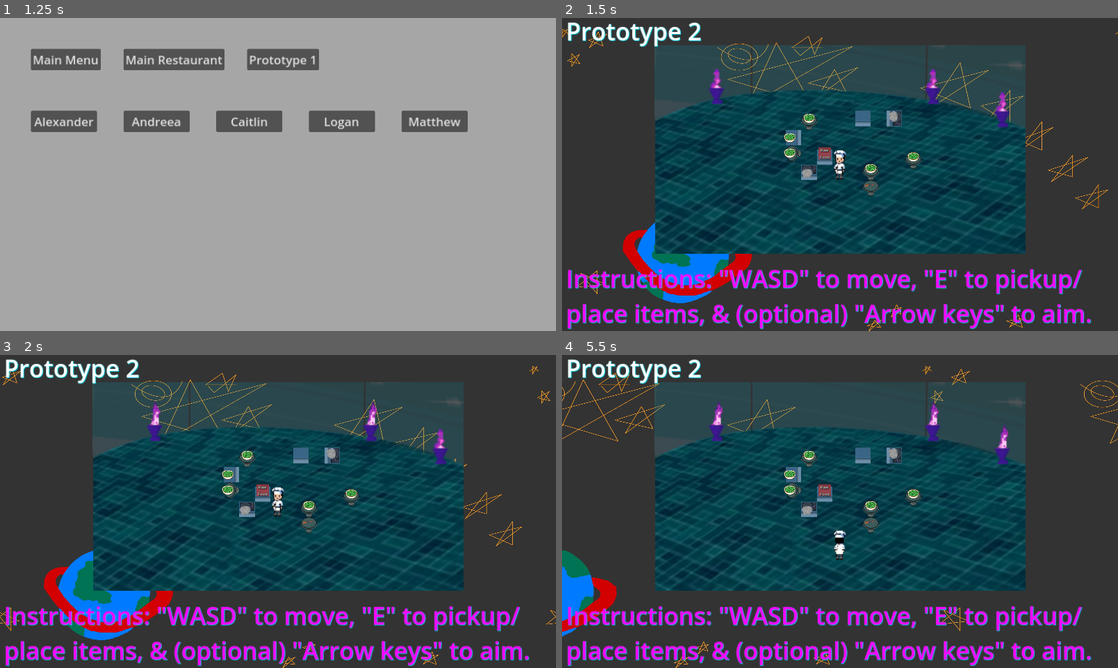
Above: before the commit, frames 1-4 (two rows, left to right).
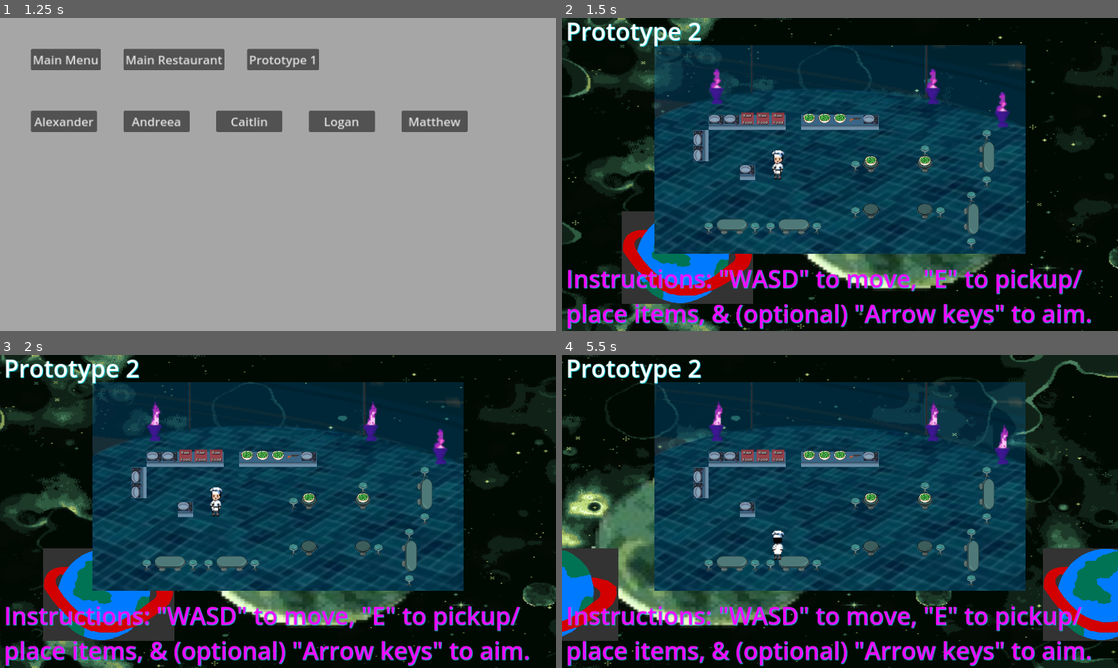
Above: after the commit, the same moments.

Repository: Alexander-Worley/Outer-Plates
Game: Godot game, scene res://Scenes/MainMenu/mainMenu.tscn
Same seed, same stepped clock (60 frames per second), same inputs: the game is played once before the commit and once after it.
Inputs (mouse positions are in pixels of both pictures, inside the frame that each line leads up to):
- Up to frame 1 (1.25 s): click (278, 246) at 0.5 s
- Up to frame 2 (1.5 s): click "Main Restaurant" at 1.25 s
- Up to frame 3 (2 s): no input
- Up to frame 4 (5.5 s): hold Right (face_right) 2.03-2.78 s; hold E (pickup) 2.03-2.78 s; hold S (down) 2.78-3.53 s; tap E (pickup) at 2.85, 4.35 s; hold Right (face_right) 3.53-4.28 s; hold E (pickup) 3.53-4.28 s; hold Up (face_up) 4.28-5.03 s; hold Left (face_left) from 5.03 s (still down); hold E (pickup) from 5.03 s (still down)

Frame 1 is identical in both runs. In frame 2, 61% of the frame differs, in the area x 0-100%, y 0-100%; in frame 3, 60%; in frame 4, 61%.

Commit message:
Set up some of Prototype 2

Diff:
--- a/Scenes/Restaurant/BG/BGrestaurant.tscn
+++ b/Scenes/Restaurant/BG/BGrestaurant.tscn
@@ -1,23 +1,23 @@
 [gd_scene load_steps=4 format=3 uid="uid://b233dqvocmp88"]
 
 [ext_resource type="Script" path="res://Scenes/Restaurant/BG/BGrestaurant.gd" id="1_038iy"]
-[ext_resource type="Texture2D" uid="uid://l0ifmtxef2gc" path="res://Assets/BGs/TEMP Restaurant BG-1.jpg" id="2_xvr5l"]
+[ext_resource type="Texture2D" uid="uid://b1rnxw3m74xsc" path="res://Assets/BGs/planet-1-background.png" id="2_q78bg"]
 [ext_resource type="Texture2D" uid="uid://d0002nqwlgbm1" path="res://Assets/BGs/TEMP Restaurant BG-2.jpg" id="3_53n3j"]
 
 [node name="BGrestaurant" type="ParallaxBackground"]
 script = ExtResource("1_038iy")
 
 [node name="ParallaxLayer" type="ParallaxLayer" parent="."]
-motion_mirroring = Vector2(1152, 2.08165e-12)
+motion_mirroring = Vector2(1728, 2.08165e-12)
 
 [node name="BackgroundImage" type="Sprite2D" parent="ParallaxLayer"]
-position = Vector2(576, 324)
-scale = Vector2(0.396694, 0.28877)
-texture = ExtResource("2_xvr5l")
+position = Vector2(864, 324)
+scale = Vector2(2.7, 1.8)
+texture = ExtResource("2_q78bg")
 
 [node name="ParallaxLayer2" type="ParallaxLayer" parent="."]
 motion_scale = Vector2(0.7, 0.7)
-motion_mirroring = Vector2(1728, 2.08165e-12)
+motion_mirroring = Vector2(1152, 2.08165e-12)
 
 [node name="BackgroundImage" type="Sprite2D" parent="ParallaxLayer2"]
 position = Vector2(272, 496)
--- a/Scenes/Restaurant/Player/player.gd
+++ b/Scenes/Restaurant/Player/player.gd
@@ -2,8 +2,8 @@
 
 const SPEED: float = 120.0
 var isHolding: bool = false
-var holdablesInRange: Array = []
-var surfacesInRange: Array = []
+var holdablesInRange: Array[Area2D] = []
+var surfacesInRange: Array[Area2D] = []
 var holdableInHand: Area2D = null
 var sprites = {
 	1: ["P1_Back", "P1_Forward"],
@@ -66,7 +66,6 @@
 	if !horizontal and vertical:
 		rotationDegrees = -2 * DIAGONAL_ANGLE
 	holdableInHand.rotation_degrees = rotationDegrees
-
 
 func _physics_process(delta):
 	# Fetch movement input
--- a/Scenes/Restaurant/Stove/stove.tscn
+++ b/Scenes/Restaurant/Stove/stove.tscn
@@ -84,12 +84,15 @@
 animation = &"Off"
 
 [node name="Pan" type="Sprite2D" parent="Surface/StoveTop"]
+position = Vector2(0, -8)
 texture = ExtResource("5_v1gc7")
 
 [node name="Smoke" type="AnimatedSprite2D" parent="Surface/StoveTop/Pan"]
+visible = false
+position = Vector2(0, -8)
 sprite_frames = SubResource("SpriteFrames_gva8m")
 animation = &"Smoke"
-frame_progress = 0.196402
+frame_progress = 0.205126
 
 [node name="CookingTimer" type="Timer" parent="."]
 wait_time = 5.0
--- a/Scenes/Restaurant/restaurant.tscn
+++ b/Scenes/Restaurant/restaurant.tscn
@@ -1,14 +1,16 @@
-[gd_scene load_steps=13 format=3 uid="uid://behneg0nnc0bq"]
+[gd_scene load_steps=15 format=3 uid="uid://behneg0nnc0bq"]
 
 [ext_resource type="PackedScene" uid="uid://b233dqvocmp88" path="res://Scenes/Restaurant/BG/BGrestaurant.tscn" id="1_8ks8p"]
 [ext_resource type="Texture2D" uid="uid://bu6tn7cysqhjy" path="res://Assets/BGs/planet-1-dining-no-space-background.png" id="2_6veqw"]
 [ext_resource type="PackedScene" uid="uid://d1ahdwi2ft7k0" path="res://Scenes/Restaurant/Player/player.tscn" id="2_srumu"]
 [ext_resource type="PackedScene" uid="uid://b1tqrv16m7ras" path="res://Scenes/Restaurant/TestItems/testFood.tscn" id="3_d20ud"]
 [ext_resource type="PackedScene" uid="uid://btugtq4bxfaeh" path="res://Scenes/Restaurant/PlainSurface/plainSurface.tscn" id="4_jgfwf"]
+[ext_resource type="Texture2D" uid="uid://g6sa6xxkg7q4" path="res://Assets/Environment/Ambiance/chair.png" id="4_uo0mj"]
 [ext_resource type="PackedScene" uid="uid://ede2frngbs0e" path="res://Scenes/Restaurant/Stove/stove.tscn" id="4_x3u6a"]
 [ext_resource type="Texture2D" uid="uid://w6mky47wi66h" path="res://Assets/Interactables/PlainSurfaces/square-counter.png" id="5_rtq4x"]
 [ext_resource type="PackedScene" uid="uid://r0sqnmyx2q5r" path="res://Scenes/Restaurant/TestItems/testWeapon.tscn" id="6_0lq2q"]
 [ext_resource type="PackedScene" uid="uid://dtdmt8ydsnyci" path="res://Scenes/Restaurant/TestItems/testFoodForStove.tscn" id="6_uutht"]
+[ext_resource type="Texture2D" uid="uid://cuawvf5dcoirc" path="res://Assets/Interactables/PlainSurfaces/table-oval.png" id="7_4r5b2"]
 [ext_resource type="PackedScene" uid="uid://cuek2wfflpv5k" path="res://Scenes/Restaurant/Environment/lavaLamp.tscn" id="10_f2two"]
 
 [sub_resource type="RectangleShape2D" id="RectangleShape2D_kn11v"]
@@ -50,14 +52,69 @@
 text = "Instructions: \"WASD\" to move, \"E\" to pickup/
 place items, & (optional) \"Arrow keys\" to aim."
 
-[node name="LavaLamp" parent="Environment" instance=ExtResource("10_f2two")]
+[node name="Ambiance" type="Node2D" parent="Environment"]
+
+[node name="LavaLamp" parent="Environment/Ambiance" instance=ExtResource("10_f2two")]
 position = Vector2(320, 176)
 
-[node name="LavaLamp2" parent="Environment" instance=ExtResource("10_f2two")]
+[node name="LavaLamp2" parent="Environment/Ambiance" instance=ExtResource("10_f2two")]
 position = Vector2(768, 176)
 
-[node name="LavaLamp3" parent="Environment" instance=ExtResource("10_f2two")]
+[node name="LavaLamp3" parent="Environment/Ambiance" instance=ExtResource("10_f2two")]
 position = Vector2(912, 224)
+
+[node name="Chair" type="Sprite2D" parent="Environment/Ambiance"]
+position = Vector2(304, 432)
+texture = ExtResource("4_uo0mj")
+
+[node name="Chair2" type="Sprite2D" parent="Environment/Ambiance"]
+position = Vector2(432, 432)
+texture = ExtResource("4_uo0mj")
+
+[node name="Chair3" type="Sprite2D" parent="Environment/Ambiance"]
+position = Vector2(608, 400)
+texture = ExtResource("4_uo0mj")
+
+[node name="Chair4" type="Sprite2D" parent="Environment/Ambiance"]
+position = Vector2(608, 304)
+texture = ExtResource("4_uo0mj")
+
+[node name="Chair5" type="Sprite2D" parent="Environment/Ambiance"]
+position = Vector2(752, 272)
+texture = ExtResource("4_uo0mj")
+
+[node name="Chair6" type="Sprite2D" parent="Environment/Ambiance"]
+position = Vector2(880, 240)
+texture = ExtResource("4_uo0mj")
+
+[node name="Chair9" type="Sprite2D" parent="Environment/Ambiance"]
+position = Vector2(848, 368)
+texture = ExtResource("4_uo0mj")
+
+[node name="Chair7" type="Sprite2D" parent="Environment/Ambiance"]
+position = Vector2(880, 336)
+texture = ExtResource("4_uo0mj")
+flip_h = true
+
+[node name="Chair8" type="Sprite2D" parent="Environment/Ambiance"]
+position = Vector2(848, 464)
+texture = ExtResource("4_uo0mj")
+flip_h = true
+
+[node name="Chair10" type="Sprite2D" parent="Environment/Ambiance"]
+position = Vector2(784, 400)
+texture = ExtResource("4_uo0mj")
+flip_h = true
+
+[node name="Chair11" type="Sprite2D" parent="Environment/Ambiance"]
+position = Vector2(528, 432)
+texture = ExtResource("4_uo0mj")
+flip_h = true
+
+[node name="Chair12" type="Sprite2D" parent="Environment/Ambiance"]
+position = Vector2(400, 432)
+texture = ExtResource("4_uo0mj")
+flip_h = true
 
 [node name="Boundaries" type="Node2D" parent="."]
 
@@ -88,65 +145,123 @@
 
 [node name="Surfaces" type="Node2D" parent="."]
 
-[node name="Table" parent="Surfaces" instance=ExtResource("4_jgfwf")]
-position = Vector2(640, 320)
-
-[node name="TestFood" parent="Surfaces/Table" instance=ExtResource("3_d20ud")]
-position = Vector2(0, -8)
-
-[node name="Table2" parent="Surfaces" instance=ExtResource("4_jgfwf")]
-position = Vector2(640, 352)
-
-[node name="TestWeapon" parent="Surfaces/Table2" instance=ExtResource("6_0lq2q")]
-position = Vector2(0, -8)
-
-[node name="Table3" parent="Surfaces" instance=ExtResource("4_jgfwf")]
-position = Vector2(728, 296)
-
-[node name="TestFood" parent="Surfaces/Table3" instance=ExtResource("3_d20ud")]
-position = Vector2(0, -8)
-
-[node name="Stove" parent="Surfaces" instance=ExtResource("4_x3u6a")]
-position = Vector2(512, 320)
-texture = ExtResource("5_rtq4x")
-
-[node name="Stove2" parent="Surfaces" instance=ExtResource("4_x3u6a")]
-position = Vector2(688, 208)
+[node name="Tables" type="Node2D" parent="Surfaces"]
+
+[node name="Table" parent="Surfaces/Tables" instance=ExtResource("4_jgfwf")]
+position = Vector2(640, 304)
+
+[node name="TestFood" parent="Surfaces/Tables/Table" instance=ExtResource("3_d20ud")]
+position = Vector2(0, -8)
+
+[node name="Table2" parent="Surfaces/Tables" instance=ExtResource("4_jgfwf")]
+position = Vector2(640, 400)
+
+[node name="Table3" parent="Surfaces/Tables" instance=ExtResource("4_jgfwf")]
+position = Vector2(752, 304)
+
+[node name="TestFood" parent="Surfaces/Tables/Table3" instance=ExtResource("3_d20ud")]
+position = Vector2(0, -8)
+
+[node name="Table4" parent="Surfaces/Tables" instance=ExtResource("4_jgfwf")]
+position = Vector2(752, 400)
+
+[node name="Table5" parent="Surfaces/Tables" instance=ExtResource("4_jgfwf")]
+position = Vector2(352, 432)
+width = 2
+texture = ExtResource("7_4r5b2")
+
+[node name="Table6" parent="Surfaces/Tables" instance=ExtResource("4_jgfwf")]
+position = Vector2(480, 432)
+width = 2
+texture = ExtResource("7_4r5b2")
+
+[node name="Table7" parent="Surfaces/Tables" instance=ExtResource("4_jgfwf")]
+position = Vector2(848, 416)
 direction = 1
-
-[node name="Counter" parent="Surfaces" instance=ExtResource("4_jgfwf")]
-position = Vector2(544, 288)
-texture = ExtResource("5_rtq4x")
-
-[node name="TestFoodForStove" parent="Surfaces/Counter" instance=ExtResource("6_uutht")]
-position = Vector2(0, -8)
-
-[node name="Counter2" parent="Surfaces" instance=ExtResource("4_jgfwf")]
-position = Vector2(624, 208)
-texture = ExtResource("5_rtq4x")
-
-[node name="Counter3" parent="Surfaces" instance=ExtResource("4_jgfwf")]
+height = 2
+texture = ExtResource("7_4r5b2")
+
+[node name="Table8" parent="Surfaces/Tables" instance=ExtResource("4_jgfwf")]
+position = Vector2(880, 288)
+direction = 1
+height = 2
+texture = ExtResource("7_4r5b2")
+
+[node name="Counters" type="Node2D" parent="Surfaces"]
+
+[node name="Counter" parent="Surfaces/Counters" instance=ExtResource("4_jgfwf")]
+position = Vector2(448, 216)
+texture = ExtResource("5_rtq4x")
+
+[node name="TestFoodForStove" parent="Surfaces/Counters/Counter" instance=ExtResource("6_uutht")]
+position = Vector2(0, -8)
+
+[node name="Counter2" parent="Surfaces/Counters" instance=ExtResource("4_jgfwf")]
+position = Vector2(608, 216)
+texture = ExtResource("5_rtq4x")
+
+[node name="TestWeapon" parent="Surfaces/Counters/Counter2" instance=ExtResource("6_0lq2q")]
+position = Vector2(0, -8)
+
+[node name="Counter3" parent="Surfaces/Counters" instance=ExtResource("4_jgfwf")]
 position = Vector2(512, 216)
-
-[node name="TestFood" parent="Surfaces/Counter3" instance=ExtResource("3_d20ud")]
-position = Vector2(0, -8)
-
-[node name="Counter4" parent="Surfaces" instance=ExtResource("4_jgfwf")]
-position = Vector2(480, 248)
+texture = ExtResource("5_rtq4x")
+
+[node name="TestFood" parent="Surfaces/Counters/Counter3" instance=ExtResource("3_d20ud")]
+position = Vector2(0, -8)
+
+[node name="Counter4" parent="Surfaces/Counters" instance=ExtResource("4_jgfwf")]
+position = Vector2(544, 216)
+texture = ExtResource("5_rtq4x")
+
+[node name="TestFood" parent="Surfaces/Counters/Counter4" instance=ExtResource("3_d20ud")]
+position = Vector2(0, -8)
+
+[node name="Counter5" parent="Surfaces/Counters" instance=ExtResource("4_jgfwf")]
+position = Vector2(576, 216)
+texture = ExtResource("5_rtq4x")
+
+[node name="TestFood" parent="Surfaces/Counters/Counter5" instance=ExtResource("3_d20ud")]
+position = Vector2(0, -8)
+
+[node name="Counter6" parent="Surfaces/Counters" instance=ExtResource("4_jgfwf")]
+position = Vector2(416, 216)
+texture = ExtResource("5_rtq4x")
+
+[node name="TestFoodForStove" parent="Surfaces/Counters/Counter6" instance=ExtResource("6_uutht")]
+position = Vector2(0, -8)
+
+[node name="Counter7" parent="Surfaces/Counters" instance=ExtResource("4_jgfwf")]
+position = Vector2(384, 216)
+texture = ExtResource("5_rtq4x")
+
+[node name="TestFoodForStove" parent="Surfaces/Counters/Counter7" instance=ExtResource("6_uutht")]
+position = Vector2(0, -8)
+
+[node name="Stoves" type="Node2D" parent="Surfaces"]
+
+[node name="Stove" parent="Surfaces/Stoves" instance=ExtResource("4_x3u6a")]
+position = Vector2(384, 320)
+texture = ExtResource("5_rtq4x")
+
+[node name="Stove2" parent="Surfaces/Stoves" instance=ExtResource("4_x3u6a")]
+position = Vector2(640, 216)
+
+[node name="Stove3" parent="Surfaces/Stoves" instance=ExtResource("4_x3u6a")]
+position = Vector2(352, 216)
+
+[node name="Stove4" parent="Surfaces/Stoves" instance=ExtResource("4_x3u6a")]
+position = Vector2(320, 216)
+
+[node name="Stove5" parent="Surfaces/Stoves" instance=ExtResource("4_x3u6a")]
+position = Vector2(288, 248)
 direction = 3
-texture = ExtResource("5_rtq4x")
-
-[node name="TestFood" parent="Surfaces/Counter4" instance=ExtResource("3_d20ud")]
-position = Vector2(-8, 0)
-
-[node name="Counter5" parent="Surfaces" instance=ExtResource("4_jgfwf")]
-position = Vector2(480, 280)
+
+[node name="Stove6" parent="Surfaces/Stoves" instance=ExtResource("4_x3u6a")]
+position = Vector2(288, 280)
 direction = 3
 
-[node name="TestFood" parent="Surfaces/Counter5" instance=ExtResource("3_d20ud")]
-position = Vector2(-8, 0)
-
 [node name="Players" type="Node2D" parent="."]
 
 [node name="Player" parent="Players" instance=ExtResource("2_srumu")]
-position = Vector2(576, 320)
+position = Vector2(448, 320)
Binary file changed: Assets/BGs/planet-1-dining-no-space-background.png
Binary file changed: Assets/BGs/planet-2-dining-no-space-background.png
Binary file changed: Assets/Environment/Effects/pan.png
